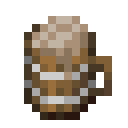
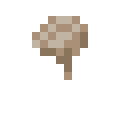
Layers edited between the first and the second 128 x 128 image:
removed layer "Tankard" over (24, 24, 112, 120)
